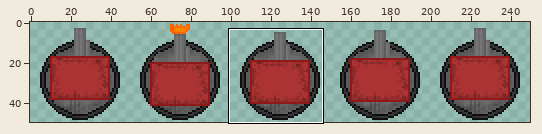
Sprite sheet -- standart.png. The picture above shows the old version from afar; the outline marks the close-up.
Close-up. Before the edit:
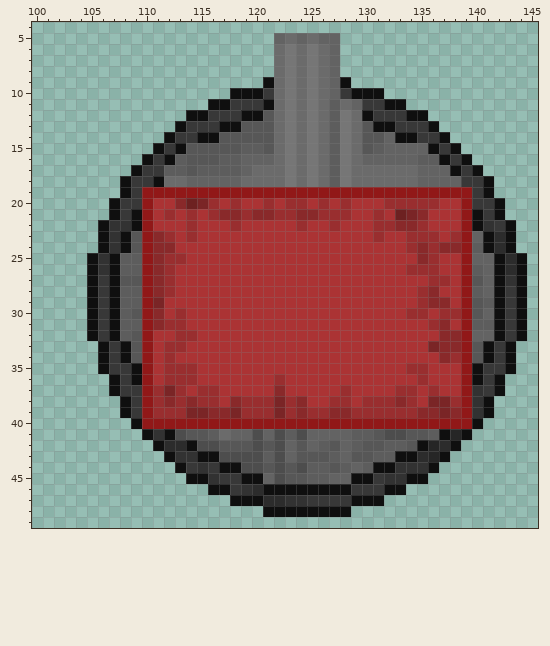
The file is 250x50 pixels. Colours within 5 levels of each other are drawn and written as one. Shown: x 100..145, y 4..49. The commit also changed other parts of the picture, which this record leaves out.
After the commit:
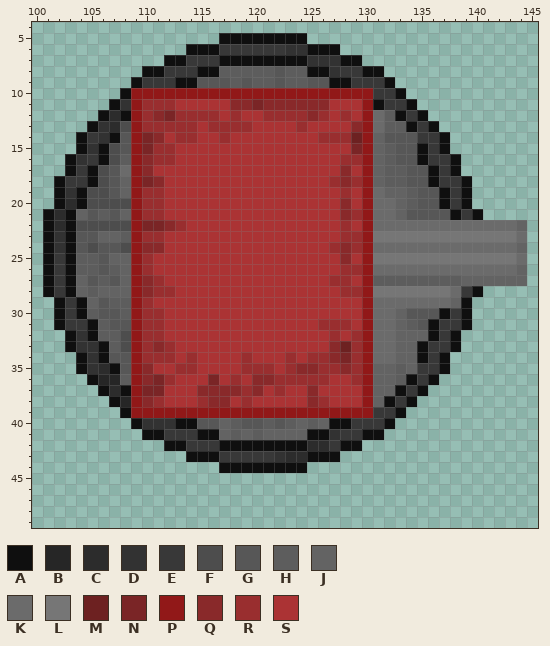
Palette (. is transparent): A #0f0f0f  B #262626  C #2c2c2c  D #323232  E #383838  F #4d4d4d  G #575757  H #5d5d5d  J #636363  K #6b6b6b  L #767676  M #6d2121  N #7a2526  P #911818  Q #89292a  R #992e2f  S #ab3334
From old to new:
Changed rows in their new state; - is an unchanged pixel.
first column x 101:
 5 ----------------AAAAAAAA...-----------------
 6 -------------AAAEEEEEEDDAAA-----------------
 7 -----------AAEEEAAAAAAAADDDAA---------------
 8 ---------AAEEEAAHHHHHGHHAADEEAA-------------
 9 --------AEEEAAGGGHGHHGHHGGA-EEEA------------
10 -------APPPPPPPPPPPPPPPPPPPPPPEEA-----------
11 ------ADPRRRSSSSSQQNQQQQQQSSSPAEEA----------
12 -----ACAPRQNRRRRSRSSRRRRQRSRSPKHAE----------
13 ----ADCFPRRRRRSRRRRSSSSRSSSSQPKHHA----------
14 ---AEDAGPNQSRRSSRSSSSSSSSRRRMPJGGG----------
15 ---ADAFGPNRRSSSSSSSSSSSSSSSSNPJHGGAEA.------
16 --ADEAFHPQRRSSSSSSSSSSSSSSSRRP-HGGAEEA.-----
17 --AEAFGKPQSSSSSSSSSSSSSSSSSQSPJHHGGAE-..----
18 -AEEAFGJPNQSSSSSSSSSSSSSSSRQRPJHHGGAEEA..---
19 -ADAFFGJPRRSSSSSSSSSSSSSSSSRS-KJJHGGAEA..---
20 -ACAFFFFPRR-SSSS-S--S-SS-S-Q-PKKJHGGAEA...--
21 ACAJGHGJPRRS-S-SSSSSSSSSSSSQRPKKJGGGGAE-..--
22 ACAFFFFFPNNQRS---S-----S--SR-PKKKKKKKKKKKKKJ
23 ADAGGJJHPRRS-S-------------RRPLLLLLLLLLLLLLK
24 ADAGFGGFPQ-S--------------RQRPKKKKKKKKKKKKKJ
25 AEAHHGJJPRSSS--------------Q-PLLLLLLLLLLLLLK
26 AEAHHGHJPRSS---------------RRPKKKKKKKKKKKKKJ
27 AEAJGHGJPQRS--------------RR-PHHHHHHHHJJ-JJJ
28 AEAJHJJJPQR----------------RRPLLLLLLLKEA....
29 -AEAJGH-PRS------------------PKKKKKKKJA.....
30 -AEAHGG-PRR-S----------------PKKJGGGAEA.....
31 -AEE-HGGPRRSS------------RRR-PKKJHGAEEA.....
32 --AD-HHFPRR-SS------------R-RPKKJJJAEA......
33 --ADD-HFPRQ-S-------------QMRPKKJJAEEA.....-
34 ---AD-GGPRR--R----R---R-RRQNRPKKJJAEA......-
35 ---ADCAGPQ-S------RRR-RQQRRQRPJJHJEEA......-
36 ----ABBHPQN-SS-N-R-QQ-RRRR--RPJJHAEA......--
37 -----ACAPNNSS-QQQQRQ-R--Q--S-PJJAEA.......--
38 ------ABPQ-SSS-QQS-SSSSSQRSS-PJAEA.......---
39 --------P-PPPPPPPPPPPPPPPPPPPPEEA........---
40 ---------DDDAAGGJHGGHGHJHJAAEEEA........----
41 ----------AEEEAAJH-H-JJJAADEEAA........-----
42 ----------.AAEEEAAAAAAAACCEAA.........------
43 -----------..A--EEEEEDCCAAA..........-------
44 ------------....--AAAAAA............--------
45 -------------......................---------
46 ---------------..................-----------
47 -----------------..............-------------
48 --------------------........----------------
Pixel boxes of the changes (left, top, right, bottom) in both close-ups:
changed: (43, 33, 527, 517)
